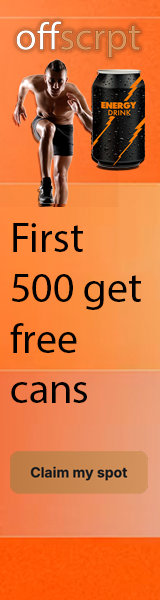
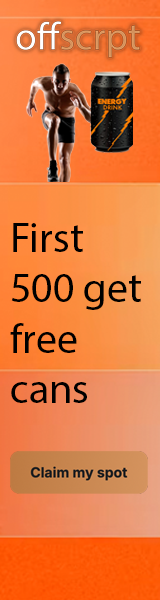
Comparing the layer stacks of the two 160×600 images. Changes:
removed layer "product" (2nd of 2) (was multiply) over [0, 53, 145, 207]
moved "product" above "background", painted on it over [13, 59, 145, 204]